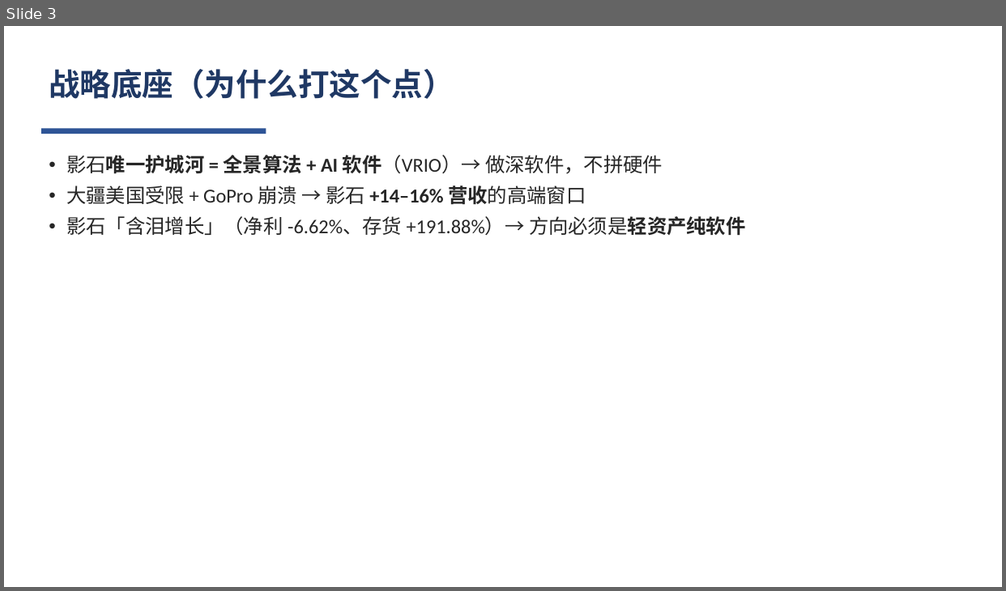
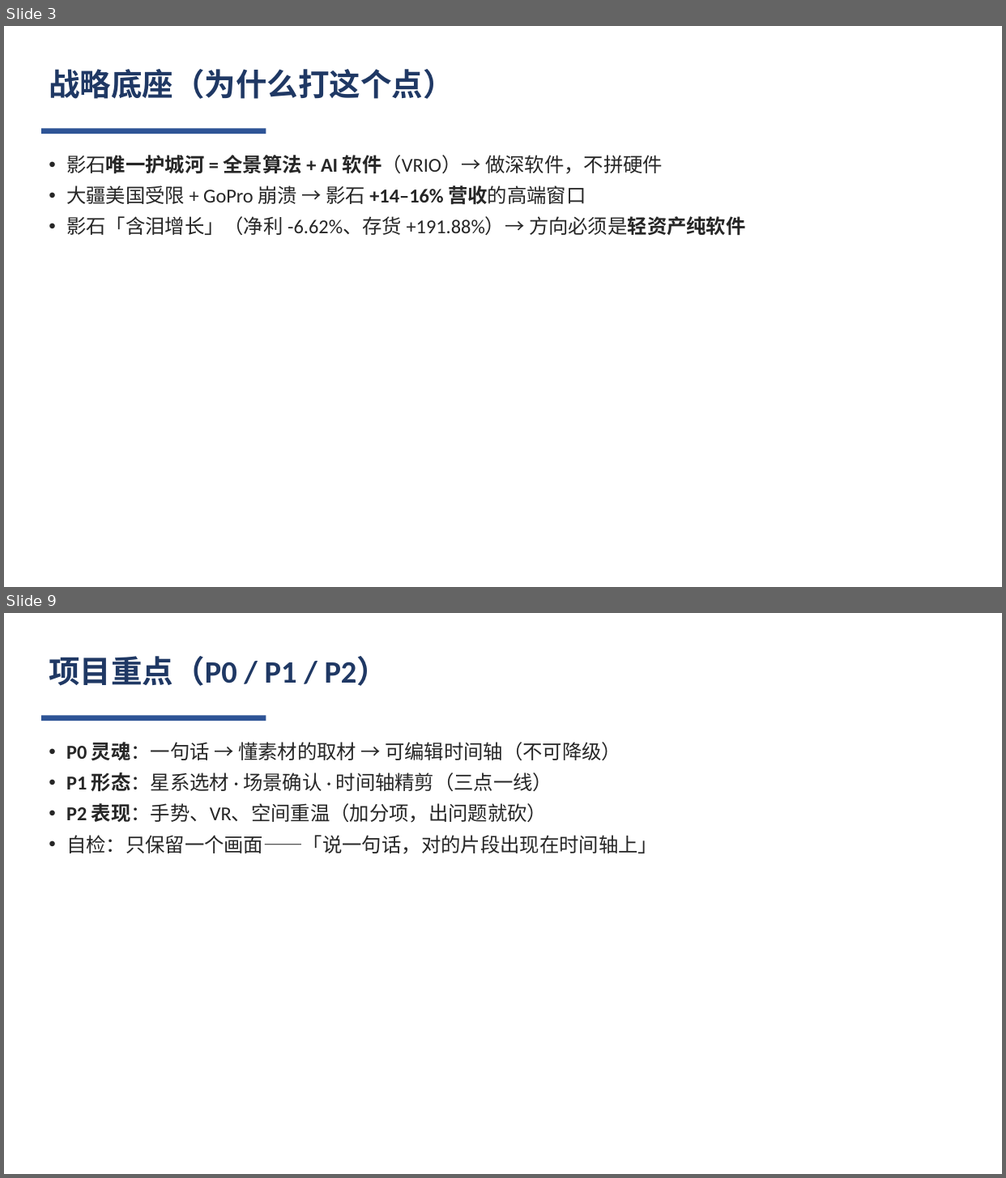
Before and after one commit to obtito/insta360-ai-memory-space, a slide deck: 影石黑客松_Pitch.pptx. Shown one above the other, each under a label of ours: slide 3 before the commit, slides 3 and 9 after it; the slides between them are not shown. The pictures are 1006x591 and 1006x1178 pixels, drawn with LibreOffice and Linux fonts; fonts in the diff are those of the drawing. Boxes give left, top, right and bottom in pixels: in the first picture for what was removed or moved away, otherwise in the second. Text is boxed around its words. In the diff, an @@ line names an element or a change of style, - is before the commit and + after.

```diff
--- a/影石黑客松_Pitch.pptx
+++ b/影石黑客松_Pitch.pptx
@@ slide 9 added at (4, 613, 1002, 1174), background #FFFFFF @@
@@ text added at (49, 656, 389, 686), 30 pt, text #1F3864, bold @@
+项目重点（P0 / P1 / P2）
@@ rectangle added at (41, 716, 266, 721), fill #2E5496 @@
@@ text added at (66, 742, 658, 854), 19 pt, text #262626 @@
+• P0 灵魂：一句话 → 懂素材的取材 → 可编辑时间轴（不可降级）
+• P1 形态：星系选材 · 场景确认 · 时间轴精剪（三点一线）
+• P2 表现：手势、VR、空间重温（加分项，出问题就砍）
+• 自检：只保留一个画面——「说一句话，对的片段出现在时间轴上」
```
Also in this commit, not shown: 9 slides changed, 1 other slide added, 3 other files.
